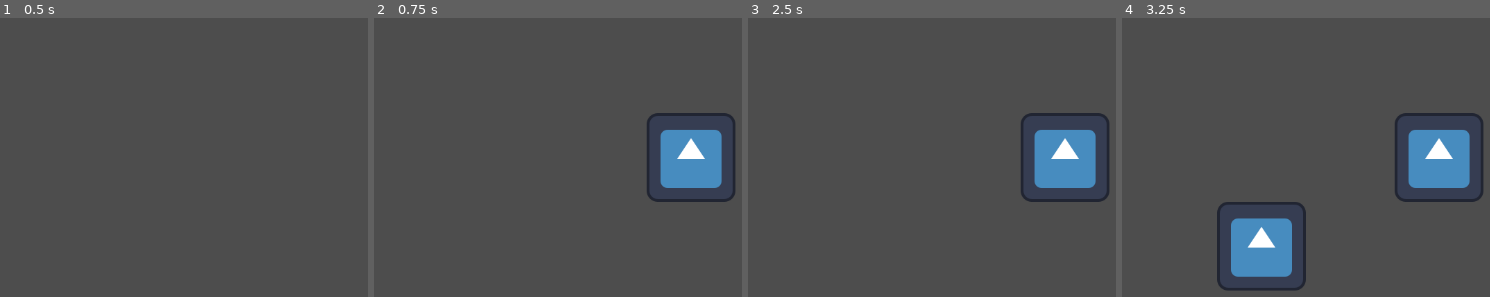
Above: before the commit, frames 1-4 (left to right).
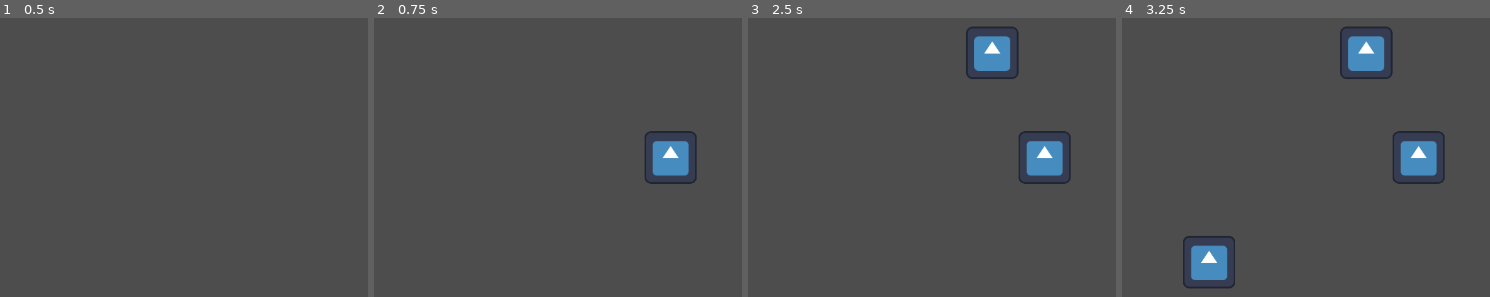
Above: after the commit, the same moments.

Repository: familiar-omen/-prototype-factory-tower-defense
Game: Godot game, scene res://main.tscn
The game is run twice, just before and just after one commit, with the same random seed, the same clock (stepped at 60 frames per second) and the same inputs. The engine's default icon, where the game draws it, is replaced by a stand-in: a white triangle on a blue panel in a dark square.
Inputs (mouse positions are in pixels of both pictures, inside the frame that each line leads up to):
- Up to frame 1 (0.5 s): no input
- Up to frame 2 (0.75 s): tap Enter at 0.5 s; move the mouse to (690, 135) at 0.52 s; tap S (place_spawner) at 0.6 s
- Up to frame 3 (2.5 s): tap Q (adjust_cycle, bound only after the commit) at 0.8, 1.35 s; tap Space at 1.25 s; move the mouse to (outside the picture) at 1.27 s; tap W (adjust_mode, bound only after the commit) at 1.55, 2.1 s; tap Enter at 2 s; move the mouse to (968, 59) at 2.02 s; tap A (place_spawner2, bound only after the commit) at 2.3 s
- Up to frame 4 (3.25 s): tap Space at 2.75 s; move the mouse to (1221, 246) at 2.77 s; tap A (place_spawner2, bound only after the commit) at 2.85 s; tap S (place_spawner) at 3.05 s

Frame 1 is identical in both runs. In frame 2, 4.0% of the frame differs, in the area x 73-99%, y 34-66%; in frame 3, 5.7%; in frame 4, 12%, in the area x 16-99%, y 3-98%.
Error after the commit: Invalid access to property or key 'next' on a base object of type 'Nil'. (res://input.gd:38)

Commit message:
Working Well! still no looping

Diff:
--- a/Conveyor/conveyor_script.gd
+++ b/Conveyor/conveyor_script.gd
@@ -1,18 +1,13 @@
-extends Node
-
+class_name ConveyorLogic extends Node
 
 @export var from_point : Marker2D
 @export var to_point : Marker2D
+
 @onready var item_grid : Grid = $"../../%ItemGrid"
 @onready var foreground : Sprite2D = $"../Foreground"
 
 var from_schedule : Scheduler.Schedule
 var to_schedule : Scheduler.Schedule
-
-var blocked_by
-var block
-
-var busy = false
 
 func _ready() -> void:
 	var from_pos = item_grid.worldToGrid(from_point.global_position)
@@ -32,26 +27,20 @@
 	Scheduler.deregister_insertion(to_pos, self)
 
 func do_tick():
-	from_schedule.take_turn(self)
-
 	var item = item_grid.get_tile(from_schedule.position)
 
 	item_grid.set_tile(from_schedule.position, null)
 	item_grid.set_tile(to_schedule.position, item)
-
 	item.global_position = from_point.global_position
 
 	var tween = create_tween()
 	tween.bind_node(item)
 	tween.tween_property(item, "global_position", to_point.global_position, 1)
-	await tween.finished
 
 func is_valid() -> bool:
 	var turn = from_schedule.is_turn_of(self)
 	var item = item_grid.get_tile(from_schedule.position)
 	var space = not item_grid.get_tile(to_schedule.position)
-
-	if not space: from_schedule.take_turn(self)
 
 	var valid = item and space and turn
 
@@ -60,65 +49,3 @@
 	tween.tween_property(self, "foreground:self_modulate:a", 1.0 if valid else 0.2, 0.2)
 
 	return valid
-
-func request_put():
-	to_schedule.requests.append(self)
-
-	#
-	#var scheduled = from_schedule.is_turn_of(self) and to_schedule.is_turn_of(self)
-	#
-	#foreground.self_modulate = Color(Color.WHITE, 1.0 if scheduled else 0.2)
-	#
-	#if busy:
-		#return
-	#elif not space:
-		#from_schedule.take_turn(self)
-	#elif not item:
-		#to_schedule.take_turn(self)
-	#elif scheduled:
-		#item_grid.set_tile(from_schedule.position, null)
-		#busy = true
-		#var tween = create_tween()
-		#tween.bind_node(item)
-		#tween.tween_property(item, "global_position", to_point.global_position, 1)
-		#tween.tween_callback(from_schedule.take_turn.bind(self))
-		#tween.tween_callback(to_schedule.take_turn.bind(self))
-		##tween.tween_callback(item_grid.set_tile.bind(from_schedule.position, null))
-		#tween.tween_callback(item_grid.set_tile.bind(to_schedule.position, item))
-		#await tween.finished
-		#busy = false
-
-
-#func _physics_process(_delta: float) -> void:
-	#var item = item_grid.get_tile(from_schedule.position)
-	##var space = not block or not block.is_blocking()
-	#var space = not item_grid.get_tile(to_schedule.position)
-	#
-	#var scheduled = from_schedule.is_turn_of(self) and to_schedule.is_turn_of(self)
-	#
-	#foreground.self_modulate = Color(Color.WHITE, 1.0 if scheduled else 0.2)
-	#
-	#if busy:
-		#return
-	#elif not space:
-		#from_schedule.take_turn(self)
-	#elif not item:
-		#to_schedule.take_turn(self)
-	#elif scheduled:
-		#item_grid.set_tile(from_schedule.position, null)
-		#busy = true
-		#var tween = create_tween()
-		#tween.bind_node(item)
-		#tween.tween_property(item, "global_position", to_point.global_position, 1)
-		#tween.tween_callback(from_schedule.take_turn.bind(self))
-		#tween.tween_callback(to_schedule.take_turn.bind(self))
-		##tween.tween_callback(item_grid.set_tile.bind(from_schedule.position, null))
-		#tween.tween_callback(item_grid.set_tile.bind(to_schedule.position, item))
-		#await tween.finished
-		#busy = false
-
-
-	#scheduled = from_schedule.is_turn_of(self) and to_schedule.is_turn_of(self)
-
-
-	#foreground.self_modulate = Color(foreground.self_modulate, 255 if scheduled else 50)
--- a/Conveyor/scheduler.gd
+++ b/Conveyor/scheduler.gd
@@ -14,13 +14,6 @@
 func do_tick():
 	for schedule in schdules.values():
 		schedule.triggers = 1
-		#if schedule.is_end:
-			#schedule.do_tick()
-
-
-	pass
-	#for schedule in schdules.values():
-		#schedule.do_requests()
 
 func extractions(position) -> Schedule:
 	return Scheduler.schdules.get_or_add(position, Scheduler.Schedule.new(position))
@@ -81,9 +74,9 @@
 class Schedule:
 	var position : Vector2i
 
-	var next_inserter : int = 0
+	var next : int = 0
+	var offset : int = 0
 	var inserter_list : Array = []
-	var next_extractor : int = 0
 	var extractor_list : Array = []
 
 	var triggers = 0:
@@ -91,66 +84,37 @@
 			triggers = value
 			if triggers > extractor_list.size():
 				do_tick()
-				triggers = 0
+				triggers = -1000
 
 	func _init(position):
 		self.position = position
 
-	var is_end:
-		get: return not extractor_list
-
 	func do_tick():
+		#if inserter_list.size() == 2:
+			#print(next)
 		if inserter_list:
 			var count = inserter_list.size()
 			var found = null
-			next_inserter %= count
-			for i in range(next_inserter, next_inserter + count):
-				if inserter_list[i % count].is_valid():
+			for i in range(next, next + count):
+				var cur = inserter_list[i % count]
+				if cur.is_valid():
 					if not found:
-						found = inserter_list[i % count]
+						found = cur
 						found.do_tick()
-						next_inserter = i
-						inserter_list[i % count].from_schedule.triggers += 1
+						found.from_schedule.triggers += 1
+						#next = i
 				else:
-					inserter_list[i % count].from_schedule.triggers += 1
-
-			next_inserter += 1
-
-
-	#func do_requests():
-		#if inserter_list:
-			#next_inserter %= inserter_list.size()
-			#inserter_list[next_inserter].is_valid()
-			#next_extractor += 1
-	#
-	#func open_insertion():
-		#var count = inserter_list.size()
-		#next_inserter %= count
-		#
-		#for i in range(next_inserter, next_inserter + count):
-			#if inserter_list[next_inserter % count].is_valid():
-				#break
-		#
-		#next_extractor += 1
+					cur.from_schedule.triggers += 1
+			if found:
+				next += 1
 
 
 
+	func is_turn_of(node) -> bool:
+		if not extractor_list: return false
+		return extractor_list[(next + offset) % extractor_list.size()] == node
 
-		#
+	#func take_turn(node):
 		#if extractor_list:
-			#next_extractor %= extractor_list.size()
-			#extractor_list[next_extractor].request_put()
-			#next_extractor += 1
-	#
-	#func
-
-	func is_turn_of(node) -> bool:
-		if not extractor_list.size(): return false
-		next_extractor %= extractor_list.size()
-		return extractor_list[next_extractor] == node
-
-	func take_turn(node):
-		if extractor_list.size():
-			next_extractor %= extractor_list.size()
-			if extractor_list[next_extractor] == node:
-				next_extractor += 1
+			#if extractor_list[(next + offset) % extractor_list.size()] == node:
+				#next += 1
--- /dev/null
+++ b/Items/test_item2.tscn
@@ -0,0 +1,11 @@
+[gd_scene format=3 uid="uid://bom4rpufl760t"]
+
+[ext_resource type="Texture2D" uid="uid://b5h8xy1crr57d" path="res://Items/Test_Item.png" id="1_nmu3i"]
+
+[node name="Pole" type="Node2D" unique_id=997548783]
+z_as_relative = false
+
+[node name="Sprite2D" type="Sprite2D" parent="." unique_id=198976607]
+self_modulate = Color(1.4365171, 0.6191239, 0.41870815, 1)
+scale = Vector2(0.4, 0.4)
+texture = ExtResource("1_nmu3i")
--- /dev/null
+++ b/Structures/spawner2.tscn
@@ -0,0 +1,19 @@
+[gd_scene format=3 uid="uid://d30ucj5ewpg7s"]
+
+[ext_resource type="Texture2D" uid="uid://vs0qroi56w84" path="res://icon.svg" id="1_1ma4o"]
+[ext_resource type="Script" uid="uid://cffelmiwtqdc5" path="res://Structures/spawn_script.gd" id="2_hboru"]
+[ext_resource type="PackedScene" uid="uid://bom4rpufl760t" path="res://Items/test_item2.tscn" id="3_ddgcr"]
+
+[node name="Spawner2" type="Node2D" unique_id=474013109]
+
+[node name="Sprite2D" type="Sprite2D" parent="." unique_id=1925187978]
+z_index = 1
+z_as_relative = false
+texture = ExtResource("1_1ma4o")
+
+[node name="SpawnLocation" type="Marker2D" parent="." unique_id=62513922]
+
+[node name="SpawnScript" type="Node" parent="." unique_id=638401000 node_paths=PackedStringArray("spawn_point")]
+script = ExtResource("2_hboru")
+spawn_point = NodePath("../SpawnLocation")
+spawn_scene = ExtResource("3_ddgcr")
--- a/input.gd
+++ b/input.gd
@@ -5,6 +5,8 @@
 
 @export
 var spawner : PackedScene
+@export
+var spawner2 : PackedScene
 @export
 var destroyer : PackedScene
 @export
@@ -30,10 +32,23 @@
 		last_pos = pos
 
 func _process(_delta: float) -> void:
+
+	if Input.is_action_just_pressed("adjust_cycle"):
+		var pos := structure_grid.worldToGrid(get_viewport().get_camera_2d().get_global_mouse_position())
+		Scheduler.schdules.get(pos).next += 1
+
+	if Input.is_action_just_pressed("adjust_mode"):
+		var pos := structure_grid.worldToGrid(get_viewport().get_camera_2d().get_global_mouse_position())
+		Scheduler.schdules.get(pos).offset += 1
+
 	if Input.is_action_just_pressed("place_spawner"):
 		var pos := structure_grid.worldToGrid( get_viewport().get_camera_2d().get_global_mouse_position())
 		structure_grid.set_tile(pos, spawner.instantiate(), Grid.TilePart.Center)
 
+	if Input.is_action_just_pressed("place_spawner2"):
+		var pos := structure_grid.worldToGrid( get_viewport().get_camera_2d().get_global_mouse_position())
+		structure_grid.set_tile(pos, spawner2.instantiate(), Grid.TilePart.Center)
+
 	if Input.is_action_just_pressed("place_destroyer"):
 		var pos := structure_grid.worldToGrid( get_viewport().get_camera_2d().get_global_mouse_position())
 		structure_grid.set_tile(pos, destroyer.instantiate(), Grid.TilePart.Center)
--- a/main.tscn
+++ b/main.tscn
@@ -5,6 +5,7 @@
 [ext_resource type="Script" uid="uid://b3q4sb51lcwir" path="res://input.gd" id="3_5vw27"]
 [ext_resource type="PackedScene" uid="uid://d2yiyypl3uow1" path="res://Structures/spawner.tscn" id="4_kek77"]
 [ext_resource type="PackedScene" uid="uid://dwnypf6b1fmax" path="res://Structures/destroyer.tscn" id="5_4c57u"]
+[ext_resource type="PackedScene" uid="uid://d30ucj5ewpg7s" path="res://Structures/spawner2.tscn" id="5_272bh"]
 [ext_resource type="PackedScene" uid="uid://ipbc1gjdo18c" path="res://Conveyor/conveyor.tscn" id="6_efxa6"]
 
 [node name="main" type="Node2D" unique_id=2112369263]
@@ -42,9 +43,11 @@
 texture = ExtResource("2_272bh")
 
 [node name="Camera2D" type="Camera2D" parent="." unique_id=1067017846]
+zoom = Vector2(0.59, 0.59)
 
 [node name="Input" type="Node" parent="." unique_id=1260518356]
 script = ExtResource("3_5vw27")
 spawner = ExtResource("4_kek77")
+spawner2 = ExtResource("5_272bh")
 destroyer = ExtResource("5_4c57u")
 conveyor = ExtResource("6_efxa6")
--- a/project.godot
+++ b/project.godot
@@ -49,6 +49,21 @@
 "events": [Object(InputEventKey,"resource_local_to_scene":false,"resource_name":"","device":-1,"window_id":0,"alt_press …(192 unchanged characters)…
 ]
 }
+place_spawner2={
+"deadzone": 0.2,
+"events": [Object(InputEventKey,"resource_local_to_scene":false,"resource_name":"","device":-1,"window_id":0,"alt_pressed":false,"shift_pressed":false,"ctrl_pressed":false,"meta_pressed":false,"pressed":false,"keycode":0,"physical_keycode":65,"key_label":0,"unicode":97,"location":0,"echo":false,"script":null)
+]
+}
+adjust_mode={
+"deadzone": 0.2,
+"events": [Object(InputEventKey,"resource_local_to_scene":false,"resource_name":"","device":-1,"window_id":0,"alt_pressed":false,"shift_pressed":false,"ctrl_pressed":false,"meta_pressed":false,"pressed":false,"keycode":0,"physical_keycode":87,"key_label":0,"unicode":119,"location":0,"echo":false,"script":null)
+]
+}
+adjust_cycle={
+"deadzone": 0.2,
+"events": [Object(InputEventKey,"resource_local_to_scene":false,"resource_name":"","device":-1,"window_id":0,"alt_pressed":false,"shift_pressed":false,"ctrl_pressed":false,"meta_pressed":false,"pressed":false,"keycode":0,"physical_keycode":81,"key_label":0,"unicode":113,"location":0,"echo":false,"script":null)
+]
+}
 
 [physics]
 
